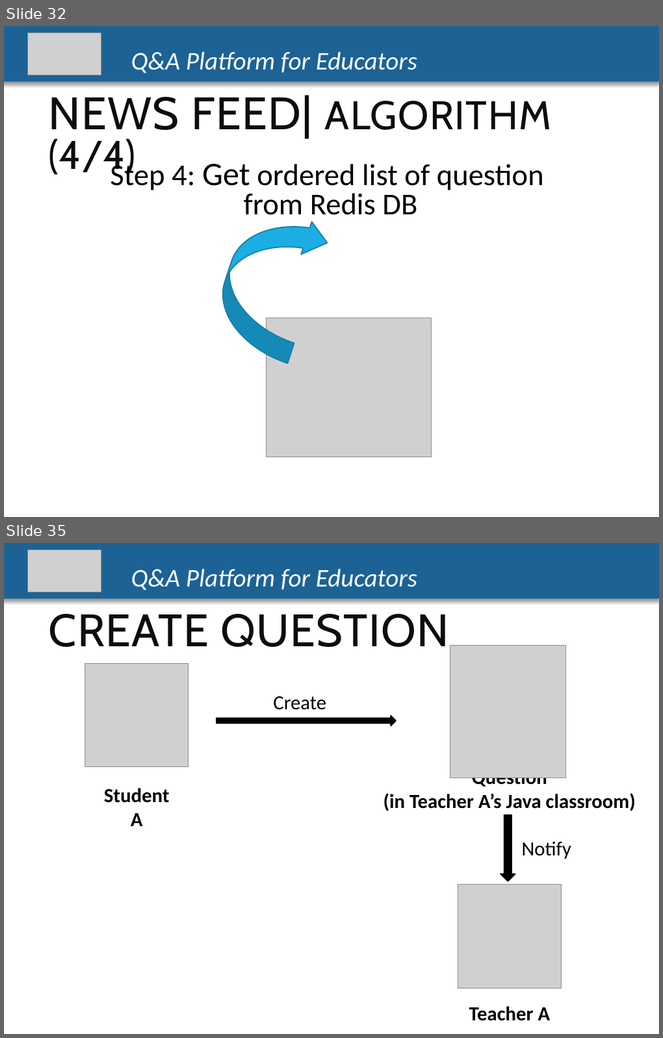
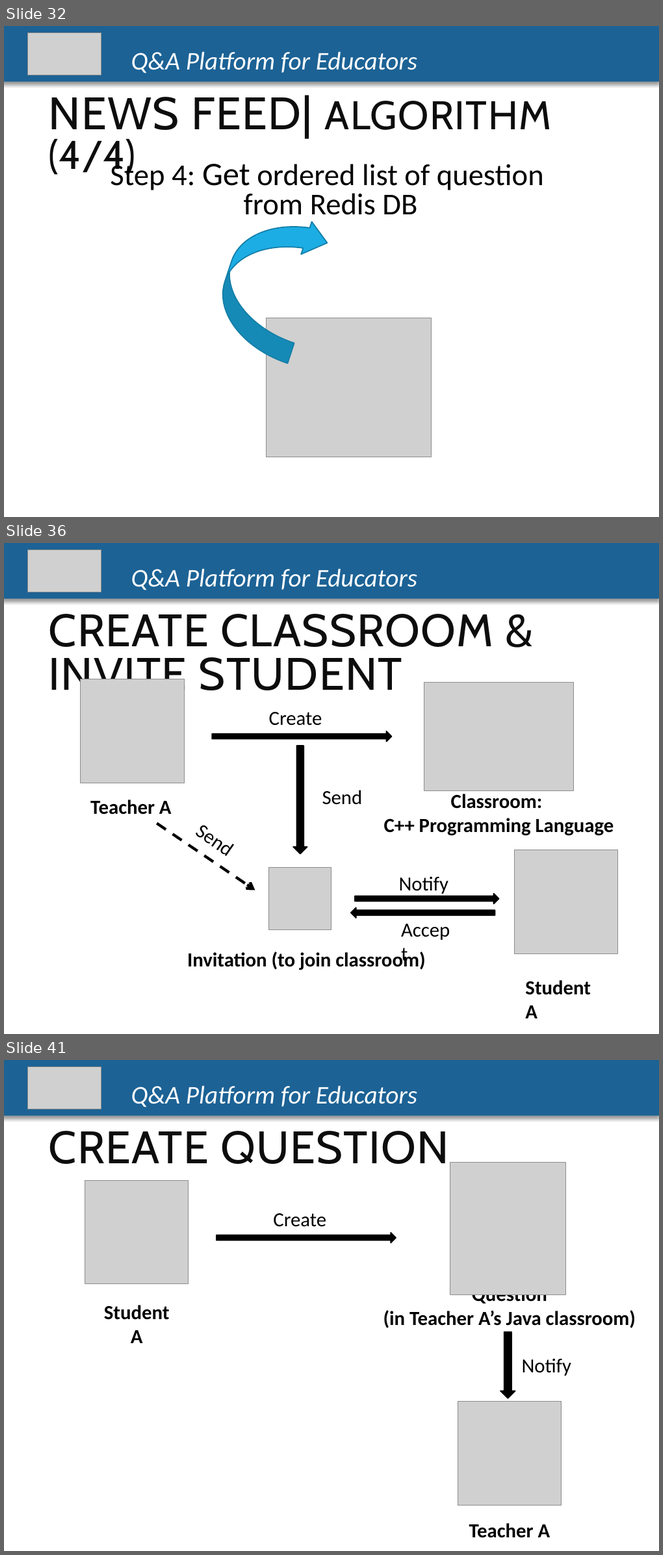
Before and after one commit to CapstoneTeam11/Document, a slide deck: Q-A-PLATFORM-FOR-EDUCATORS-1 (1).pptx. Shown one above the other, each under a label of ours: slides 32 and 35 before the commit, slides 32, 36 and 41 after it; the slides between them are not shown. The pictures are 663x1038 and 663x1555 pixels, drawn with LibreOffice and Linux fonts; fonts in the diff are those of the drawing; grey boxes stand for pictures. Boxes give left, top, right and bottom in pixels: in the first picture for what was removed or moved away, otherwise in the second. Text is boxed around its words. In the diff, an @@ line names an element or a change of style, - is before the commit and + after.

```diff
--- a/Q-A-PLATFORM-FOR-EDUCATORS-1 (1).pptx
+++ b/Q-A-PLATFORM-FOR-EDUCATORS-1 (1).pptx
@@ slide 36 added at [4,543,659,1034], background #FFFFFF @@
@@ rectangle added at [4,543,659,599], fill #1D6294, 28 pt, text #FFFFFF, italic @@
+Q&A Platform for Educators
@@ picture added at [27,549,101,592] @@
@@ text added at [49,614,493,700], 50 pt, text #0D0D0D @@
+CREATE CLASSROOM & INVITE STUDENT
@@ picture added at [81,679,184,783] @@
@@ picture added at [425,682,574,791] @@
@@ text added at [269,712,322,726], 22 pt, text #000000 @@
+Create
@@ right arrow added at [213,731,392,742], fill #000000, outline #000000 1.25 pt @@
@@ down arrow added at [294,746,308,854], fill #000000, outline #000000 1.25 pt @@
@@ text added at [322,790,363,805], 22 pt, text #000000 @@
+Send
@@ text added at [384,794,614,836], 22 pt, text #000000, bold @@
+Classroom:
+C++ Programming Language
@@ text added at [90,800,172,815], 22 pt, text #000000, bold @@
+Teacher A
@@ text added at [185,811,246,867], 22 pt, text #000000 @@
+Send
@@ arrow added from (157, 823) to (255, 890), #000000 3 pt dashed @@
@@ picture added at [514,850,618,954] @@
@@ picture added at [269,867,332,930] @@
@@ right arrow added at [355,893,499,904], fill #000000, outline #000000 1.25 pt @@
@@ text added at [399,876,449,896], 22 pt, text #000000 @@
+Notify
@@ left arrow added at [351,908,495,919], fill #000000, outline #000000 1.25 pt @@
@@ text added at [395,915,463,945], 22 pt, text #000000 @@
+Accept
@@ text added at [187,950,425,971], 22 pt, text #000000, bold @@
+Invitation (to join classroom)
@@ text added at [525,980,591,1019], 22 pt, text #000000, bold @@
+Student A
@@ what was slide 35 is now slide 41 @@
```
Also in this commit, not shown: 3 slides changed, 5 other slides added.
